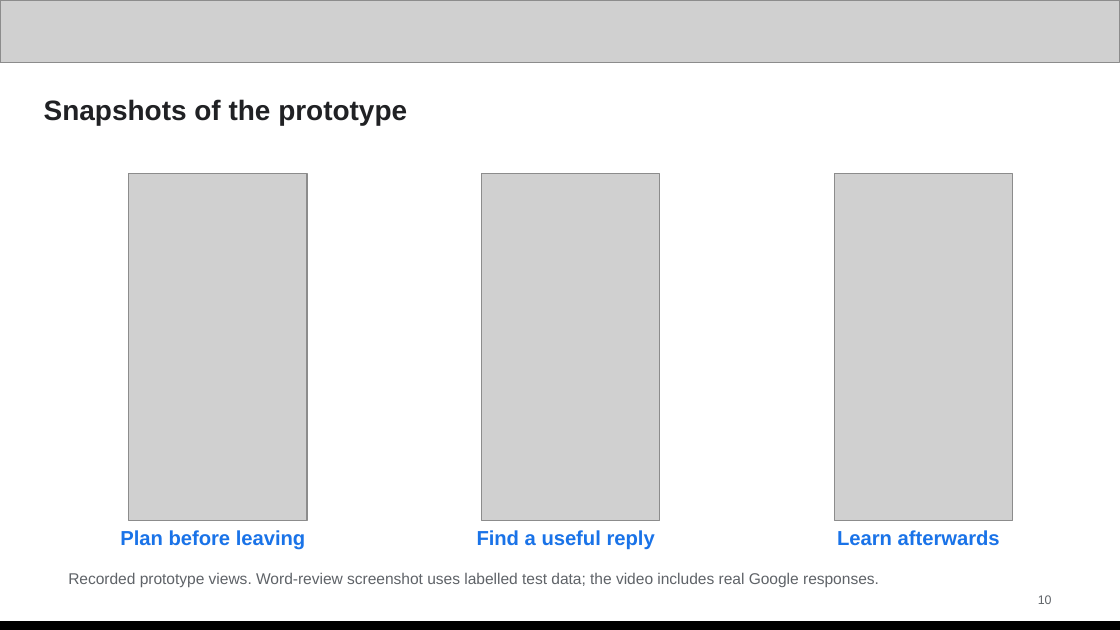
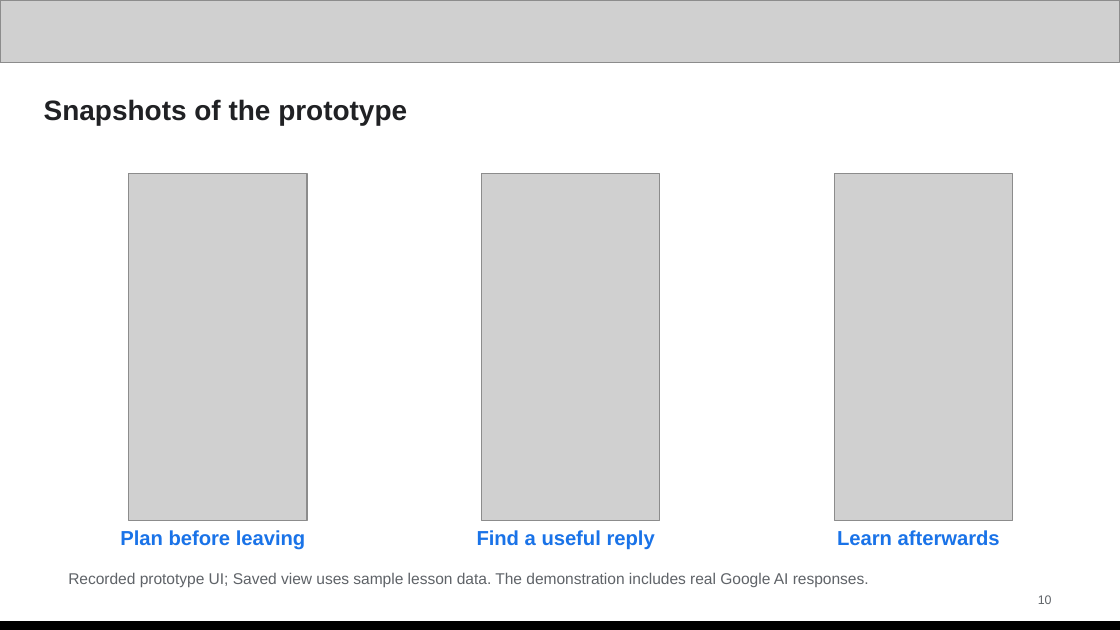
Before and after one commit to U4AR/LingoLive, a slide deck: slide 10 of docs/submission/LingoLive-Pitch-Deck.pptx. Drawn at 1120x630 pixels with LibreOffice and Linux fonts; fonts in the diff are those of the drawing; grey boxes stand for pictures. Boxes give left, top, right and bottom in pixels: in the first picture for what was removed or moved away, otherwise in the second. Text is boxed around its words. In the diff, an @@ line names an element or a change of style, - is before the commit and + after.

```diff
--- a/docs/submission/LingoLive-Pitch-Deck.pptx
+++ b/docs/submission/LingoLive-Pitch-Deck.pptx
@@ text at bbox=[68, 572, 869, 587]: text changed @@
-Recorded prototype views. Word-review screenshot uses labelled test data; the video includes real Google responses.
+Recorded prototype UI; Saved view uses sample lesson data. The demonstration includes real Google AI responses.
```
Also in this commit, not shown: 12 other slides changed, 28 other files.
